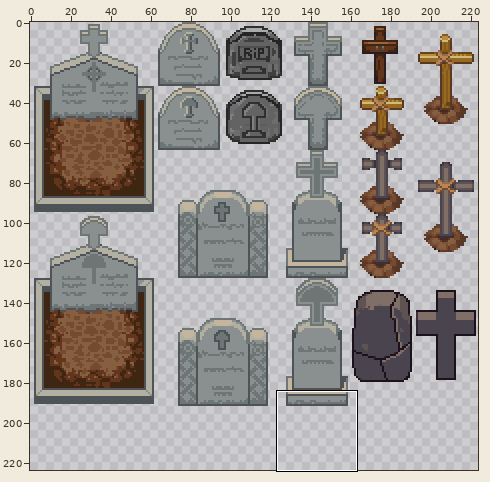
One commit to this sprite sheet: collection/lpc/tileset/graves/PNG/32x32/graves.png. Above, an overview of the earlier version with the close-up marked.
Close-up. Before:
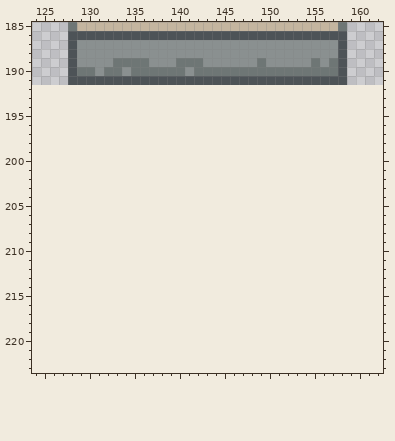
The file is 224x192 pixels. Colours within 5 levels of each other are drawn and written as one. Shown: x 124..162, y 185..223. The old version is drawn lined up with the new one, on the new canvas.
After the commit:
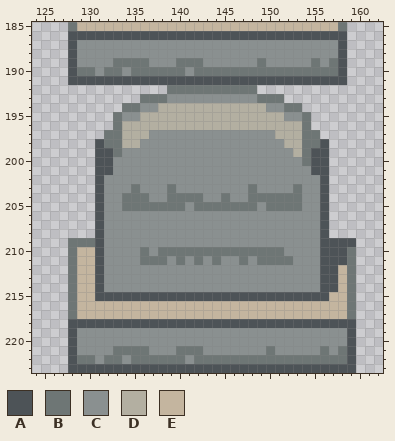
Palette (. is transparent): A #4d5357  B #6e7675  C #8a9090  D #b3afa1  E #c4b59f
The edit:
canvas 224x192 -> 224x224
Colour A is added in row 198 at x 131 and 156; in rows 199 to 201 at x 131 to 132 and 155 to 156; in rows 202 to 208 at x 131 and 156; in row 209 at x 131 and 156 to 159; in rows 210 to 211 at x 131 and 156 to 158; in rows 212 to 214 at x 131 and 156 to 157.
Colour A is added in row 215 at x 131 to 156; in row 218 at x 128 to 159; in rows 219 to 222 at x 128 and 159; in row 223 at x 128 to 159.
Colour B is added in row 192 at x 139 to 148; in row 193 at x 136 to 138 and 149 to 151; in row 194 at x 134 to 135 and 152 to 153; in rows 195 to 196 at x 133 and 154; in rows 197 to 198 at x 132 to 133 and 154 to 155; in row 199 at x 133 and 154.
Colour B is added in row 200 at x 154; in row 203 at x 135, 139, 148 and 153; in row 204 at x 134 to 136, 139 to 142, 145 and 148 to 153; in row 205 at x 134 to 140, 142 to 148 and 150 to 153; in row 209 at x 128 to 130; in row 210 at x 128, 136, 138 to 151 and 159.
Colour B is added in row 211 at x 128, 136 to 138, 140, 142, 144, 147, 149 to 152 and 159; in rows 212 to 217 at x 128 and 159; in row 221 at x 133 to 136, 140 to 142, 150, 156 and 158; in row 222 at x 129 to 130, 132 to 133, 135 to 140 and 142 to 158.
Colour C is added in row 193 at x 139 to 148; in row 194 at x 136 to 137 and 150 to 151; in row 195 at x 134 to 135 and 152 to 153; in row 197 at x 137 to 150; in row 198 at x 136 to 151; in row 199 at x 134 to 152.
Colour C is added in row 200 at x 133 to 153; in row 201 at x 133 to 154; in row 202 at x 132 to 155; in row 203 at x 132 to 134, 136 to 138, 140 to 147, 149 to 152 and 154 to 155; in row 204 at x 132 to 133, 137 to 138, 143 to 144, 146 to 147 and 154 to 155; in row 205 at x 132 to 133, 141, 149 and 154 to 155.
Colour C is added in rows 206 to 209 at x 132 to 155; in row 210 at x 132 to 135, 137 and 152 to 155; in row 211 at x 132 to 135, 139, 141, 143, 145 to 146, 148 and 153 to 155; in rows 212 to 214 at x 132 to 155; in rows 219 to 220 at x 129 to 158; in row 221 at x 129 to 132, 137 to 139, 143 to 149, 151 to 155 and 157.
Colour C is added in row 222 at x 131, 134 and 141.
Colour D is added in row 194 at x 138 to 149; in row 195 at x 136 to 151; in row 196 at x 134 to 153; in row 197 at x 134 to 136 and 151 to 153; in row 198 at x 134 to 135 and 152 to 153; in row 199 at x 153.
Colour E is added in rows 210 to 211 at x 129 to 130; in rows 212 to 214 at x 129 to 130 and 158; in row 215 at x 129 to 130 and 157 to 158; in rows 216 to 217 at x 129 to 158.
